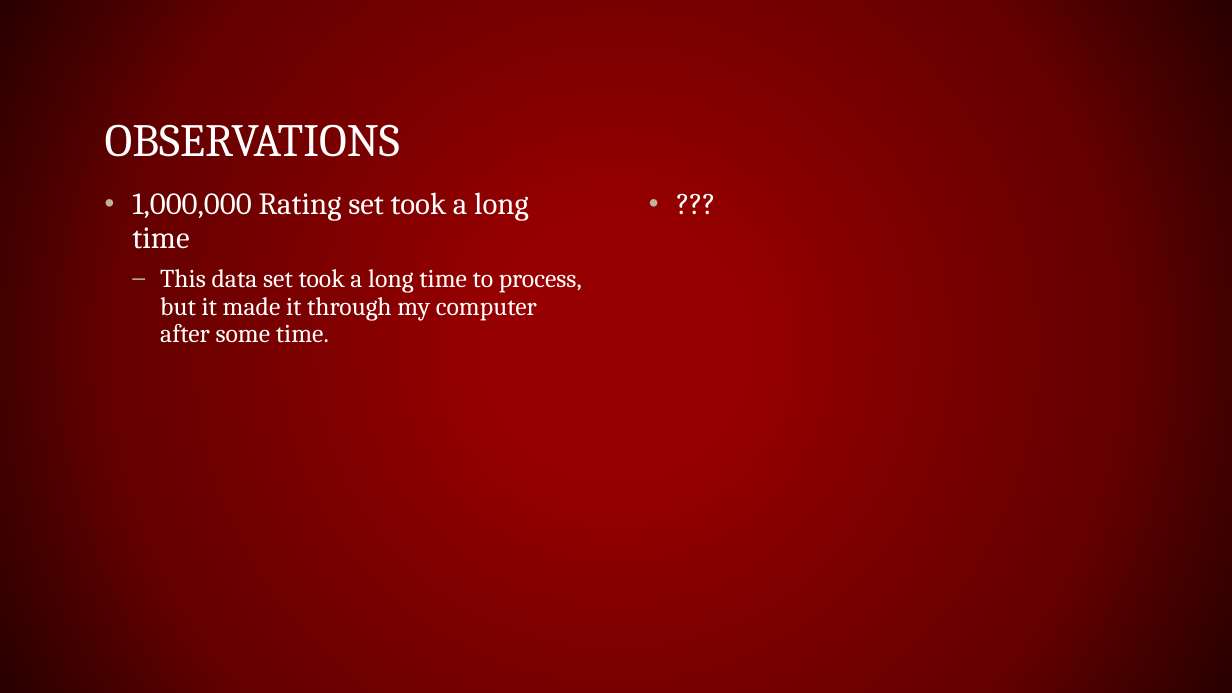
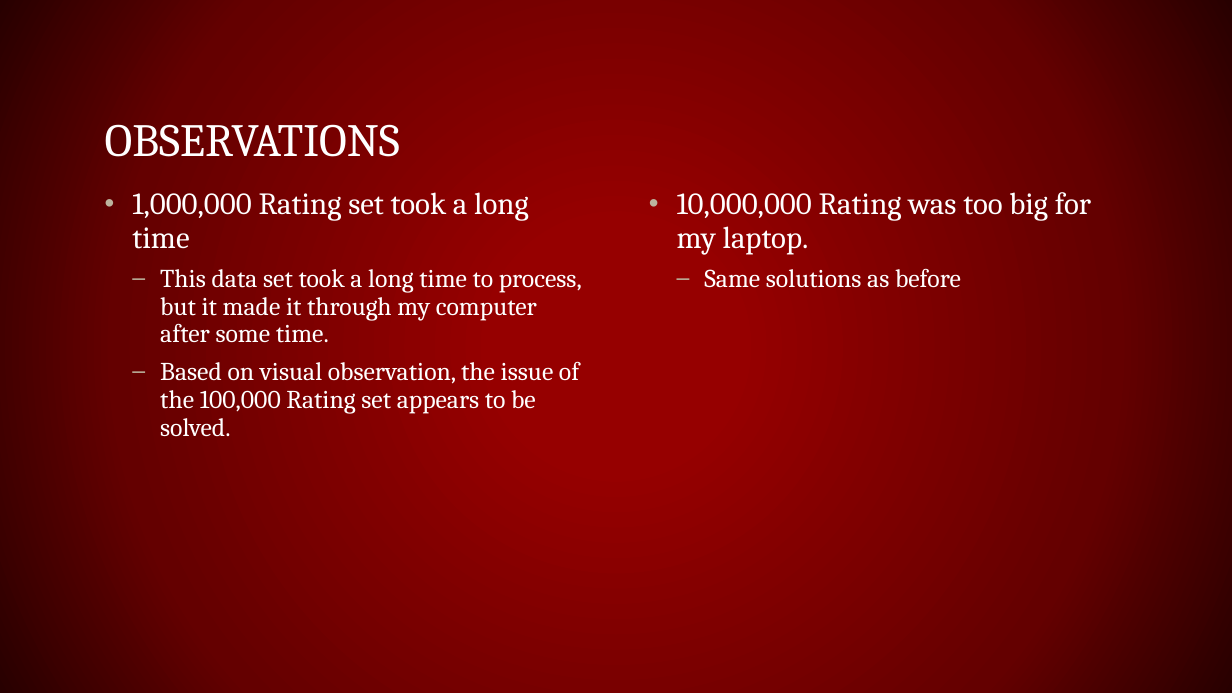
Before and after one commit to rwedoff/Recommendation-Systems-Project, a slide deck: slide 10 of Recommendation Systems.pptx (slide 12 before the commit). Drawn at 1232x693 pixels with LibreOffice and Linux fonts; fonts in the diff are those of the drawing. Boxes give left, top, right and bottom in pixels: in the first picture for what was removed or moved away, otherwise in the second. Text is boxed around its words. In the diff, an @@ line names an element or a change of style, - is before the commit and + after.

```diff
--- a/Recommendation Systems.pptx
+++ b/Recommendation Systems.pptx
@@ text at [677, 192, 1091, 288]: text changed @@
-• ???
+• 10,000,000 Rating was too big for my laptop.
+  – Same solutions as before
@@ text at [160, 361, 579, 437]: paragraph added @@
+  – Based on visual observation, the issue of the 100,000 Rating set appears to be solved.
```
Also in this commit, not shown: 7 other slides changed, 4 slides added, 3 other files.
